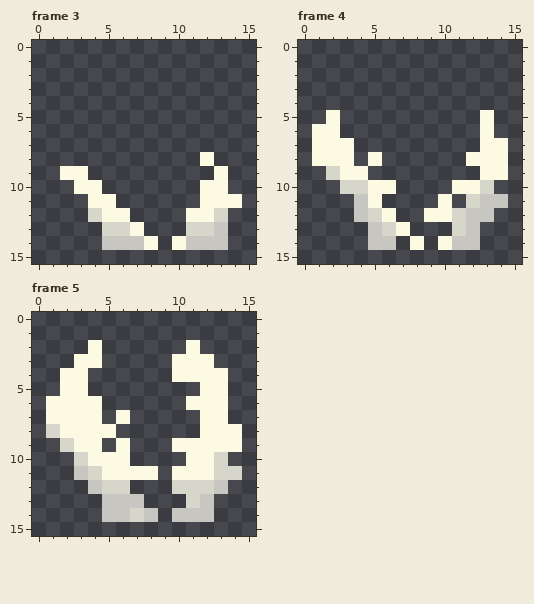
Edited in one commit: pixel-art file (Assets/Sprites/Wings.ase). That is the earlier state.
16x16 pixels, 5 frames. Shown: frame 3, frame 4, frame 5. The old version is drawn lined up with the new one. The commit also changed other frames, which this record leaves out.
Now the later version:
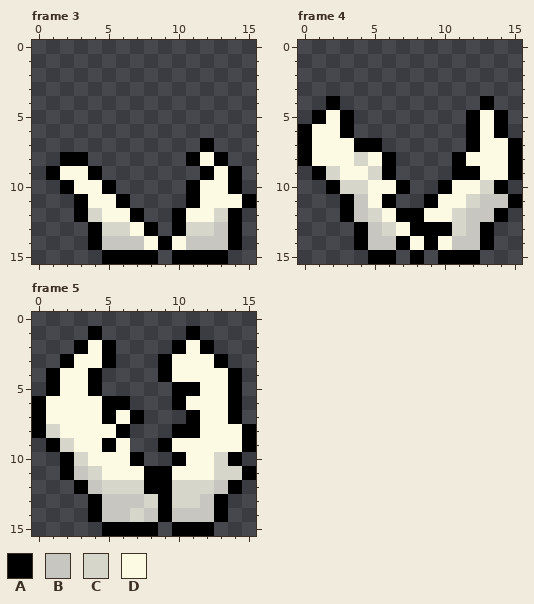
Palette (. is transparent): A #000000  B #c7c6c0  C #d7d6cb  D #fcfae2
Change:
whole drawing moved by +0,-1 (the old picture is shown already moved)
Changed rows in their new state; - is an unchanged pixel.
Frame 3:
first column x 1:
 7 -----------A---
 8 -AA-------A-A--
 9 A--A-------A-A-
10 -A--A-----A--A-
11 --A--A----A---A
12 --A---A--A---A-
13 ---A---A-A---A-
14 ---A----A----A-
15 ----AAAA-AAAA--
Frame 4:
first column x 0:
 4 --A----------A--
 5 -A-A--------A-A-
 6 A--A--------A-A-
 7 A---AA------A--A
 8 A---C-A----A---A
 9 -A---CA----AA--A
10 --A----A--A---A-
11 ---A--A--A-D---A
12 ---A---AA-----A-
13 ----A---AAA--A--
14 ----A--A-A---A--
15 -----AA-A-AAA---
Frame 5:
first column x 0:
 1 ----A------A----
 2 ---A-A----A-A---
 3 --A--A---A---A--
 4 -A--A----A----A-
 5 -A--A-----AA--A-
 6 A----AA---A---A-
 7 A----A-A---A--A-
 8 A-----A---AA---A
 9 -A---A---A-----A
10 --A----A--A---A-
11 --A-----AA-----A
12 ---A---CAA----A-
13 ----A---CAC--A--
14 ----A----A---A--
15 -----AAAA-AAA---
Where, in picture pixels (left, top, right, bottom), the same in both pictures:
added: (46, 138, 256, 264)
added: (298, 96, 522, 264)
changed: (32, 326, 256, 536)
